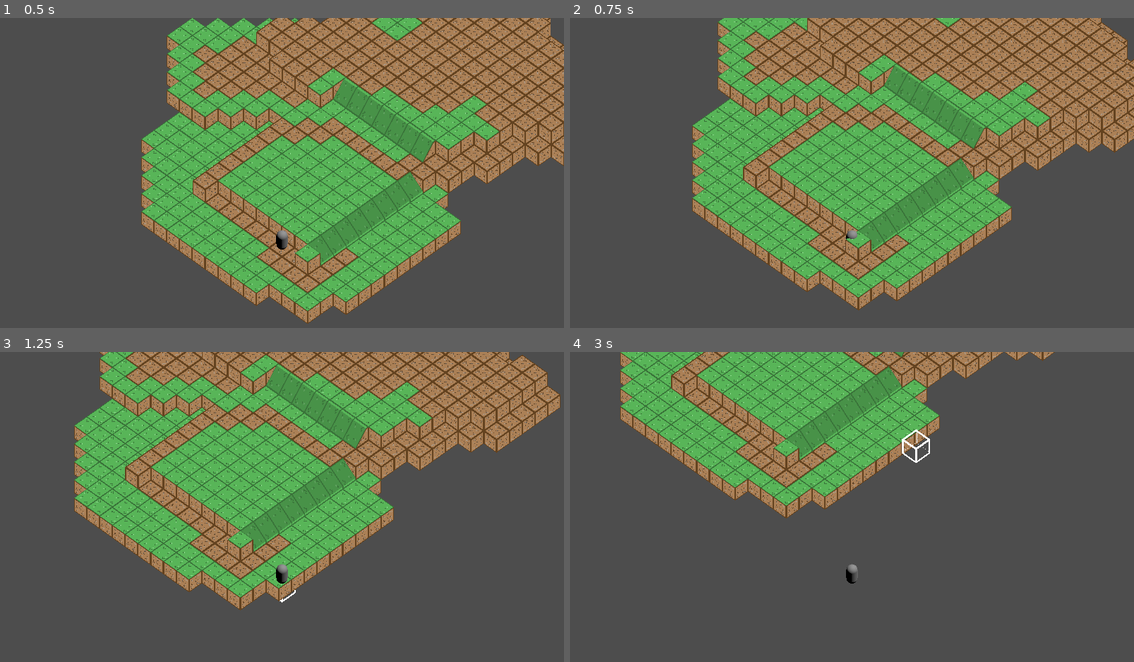
Above: before the commit, frames 1-4 (two rows, left to right).
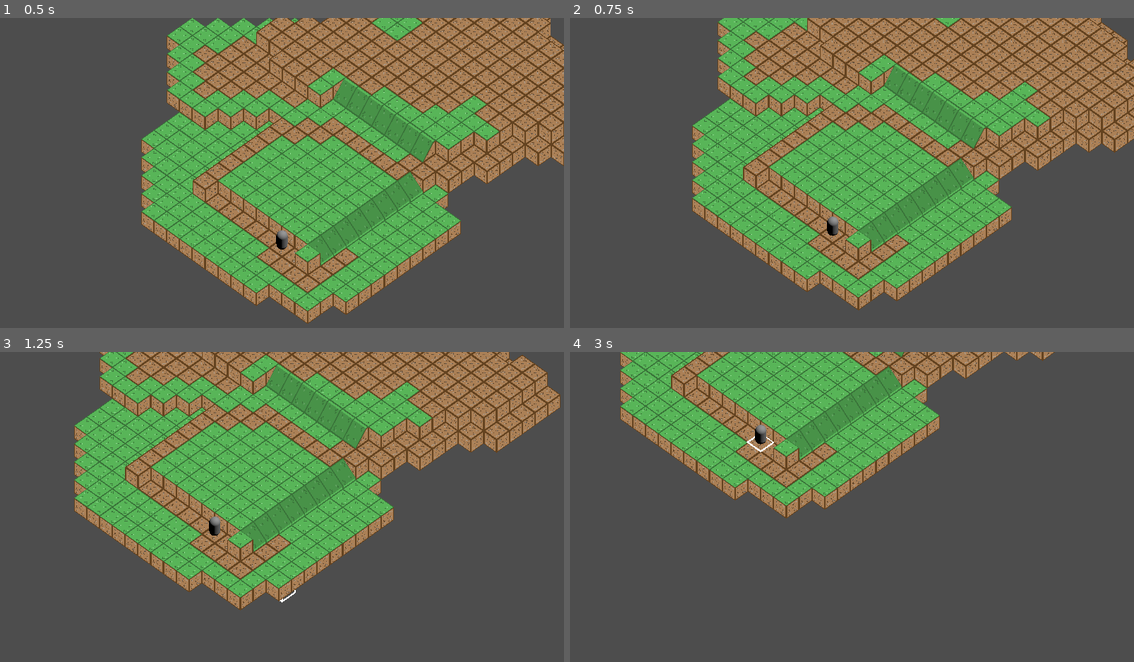
Above: after the commit, the same moments.

Repository: cannibalisticwalrus/GodotGameboardFramework
Game: Godot game, scene res://Scenes/TesterMap.tscn
Same seed, same stepped clock (60 frames per second), same inputs: the game is played once before the commit and once after it.
Inputs (mouse positions are in pixels of both pictures, inside the frame that each line leads up to):
- Up to frame 1 (0.5 s): no input
- Up to frame 2 (0.75 s): tap Enter at 0.5 s; move the mouse to (976, 160) at 0.52 s; press the mouse at (976, 160) at 0.53 s; hold D (Right) from 0.53 s (still down)
- Up to frame 3 (1.25 s): keep holding D (Right)
- Up to frame 4 (3 s): move the mouse to (739, 525) at 1.27 s; release D (Right) at 1.28 s; release the mouse at (739, 525) at 1.28 s; hold S (Down) 1.28-2.03 s; click (739, 525) at 1.35 s; move the mouse to (908, 441) at 2.02 s; press the mouse at (908, 441) at 2.03 s; hold D (Right) 2.03-2.78 s; move the mouse to (823, 575) at 2.77 s; release the mouse at (823, 575) at 2.78 s; hold W (Up) from 2.78 s (still down); click (823, 575) at 2.85 s

Frame 1 is identical in both runs. In frame 2, 0.2% of the frame differs, in the area x 45-51%, y 64-72%; in frame 3, 0.2%; in frame 4, 0.4%, in the area x 31-64%, y 23-75%.

Commit message:
removed dead GridMap code.  Use git history to add any necessary code back, for real-time map design issue

Diff:
--- a/Scenes/TesterMap.tscn
+++ b/Scenes/TesterMap.tscn
@@ -44,12 +44,12 @@
 surface_material_override/1 = ExtResource("5_fb3rk")
 script = ExtResource("7_7mvs5")
 
-[node name="PlayerCharacter" type="CharacterBody3D" parent="Player"]
+[node name="PlayerCharacter" type="CharacterBody3D" parent="."]
 transform = Transform3D(1.25, 0, 0, 0, 1.25, 0, 0, 0, 1.25, 1, 3.25, 1)
 script = ExtResource("8_m8wyj")
 
-[node name="MeshInstance3D" type="MeshInstance3D" parent="Player/PlayerCharacter"]
+[node name="MeshInstance3D" type="MeshInstance3D" parent="PlayerCharacter"]
 mesh = SubResource("CapsuleMesh_cyuwt")
 
-[node name="CollisionShape3D" type="CollisionShape3D" parent="Player/PlayerCharacter"]
+[node name="CollisionShape3D" type="CollisionShape3D" parent="PlayerCharacter"]
 shape = SubResource("CapsuleShape3D_xfsae")
--- a/Scripts/scr_GridMap.gd
+++ b/Scripts/scr_GridMap.gd
@@ -1,65 +1,2 @@
 extends GridMap
-
-#VARIABLES
-@onready var gameModeClass = $".."
-@onready var playerClass = $"../Player"
-
-var activeCellLocation:Vector3i;
-var previousCellLocation:Vector3i = Vector3i(0,1000,0);
-
-var occupiedSquares;
-
-##OccupiedSquaresArray functions
-#func getOccupiedSquares():
-#	return occupiedSquares;
-#func addOccupiedSquares(squareLocation:Vector3i, squareOccupiedBy):
-#	var locationDictionary = {squareLocation: squareOccupiedBy}
-#	occupiedSquares.append(locationDictionary);
-#func removeOccupiedSquares(squareLocation:Vector3i):
-#	occupiedSquares.erase(squareLocation);
-
-#Checks to see if the selector's location can be selected
-func isSelectorLocationValid(baseCellPosition:Vector3i, alternateCellPosition:Vector3i) -> bool:
-	#Is BaseCell in the GridMap
-	if (get_cell_item(baseCellPosition) < 0):
-		return false;
-	#Is BaseCell Location a Selector
-	if (get_cell_item(baseCellPosition) == 3):
-		return false;
-	#Is BaseCell the save as the alternate cell position
-	if (alternateCellPosition == baseCellPosition):
-		return false;
-	return true;
-
-#Updates the current location of the gridMap selector in the Designer Mode
-func updateGridSelector():
-	#Gets the location of the cursor and its projection in 3d space
-	var cursorPosition:Vector3 = playerClass.cursorLocation3d;
-
-	#Finds the location of the cell at the the above projoction
-	activeCellLocation = self.local_to_map(cursorPosition);
-
-	if isSelectorLocationValid(activeCellLocation, previousCellLocation):
-		return;
-
-	#Get The Previous Selector Location
-	var previousSelectorCellLocation: Vector3i = Vector3i(previousCellLocation.x,previousCellLocation.y,previousCellLocation.z);
-
-	#Make sure the toBeDeleted Item is a Selector First
-	if (self.get_cell_item(previousSelectorCellLocation) == 3):
-		#Delete cursorCell
-		set_cell_item(previousSelectorCellLocation,-1);
-
-	#Sets the location of the potential selector
-	var selectorCellLocation:Vector3i = Vector3i(activeCellLocation.x,activeCellLocation.y,activeCellLocation.z);
-
-	#Sets the new previous cell location
-	previousCellLocation = activeCellLocation;
-
-	#Spawn selector cell 1 layer above base at cursor
-	set_cell_item(selectorCellLocation,3);
-
-#Tick function
-func _process(delta):
-	if (gameModeClass.getGameMode())==0:
-		updateGridSelector();
+class_name GameBoard;
--- a/Scripts/scr_PlayerModeSelector.gd
+++ b/Scripts/scr_PlayerModeSelector.gd
@@ -11,6 +11,7 @@
 		var gridMapCellAtCursor = gridMap.local_to_map(player.cursorLocation3d);
 		if(isCurrentSelection):
 			isCurrentSelection = (gridMapCellAtCursor==currentSelectionLocation);
+			currentSelectionLocation=gridMapCellAtCursor;
 			return;
 		isCurrentSelection = true;
 
